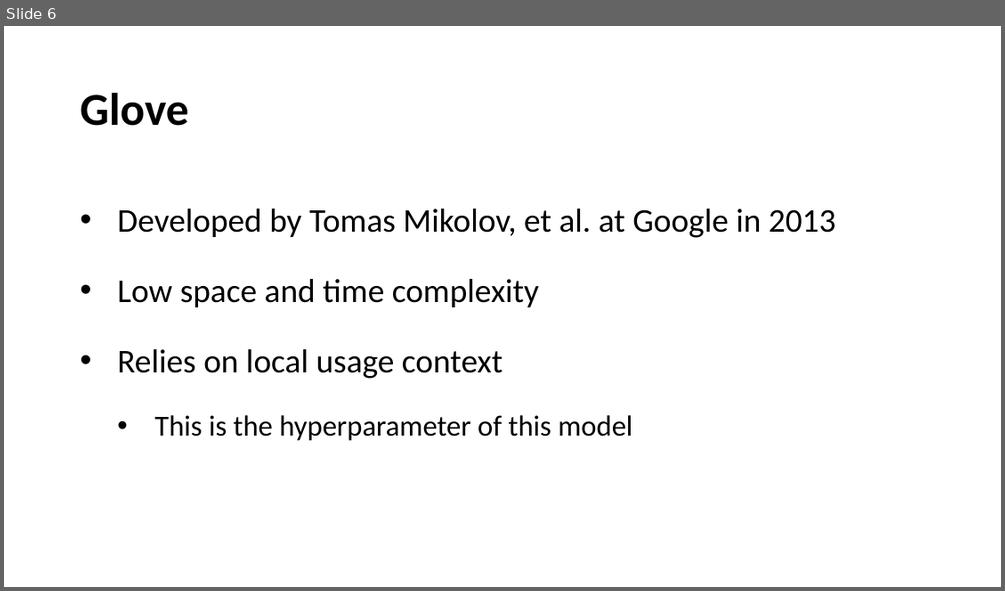
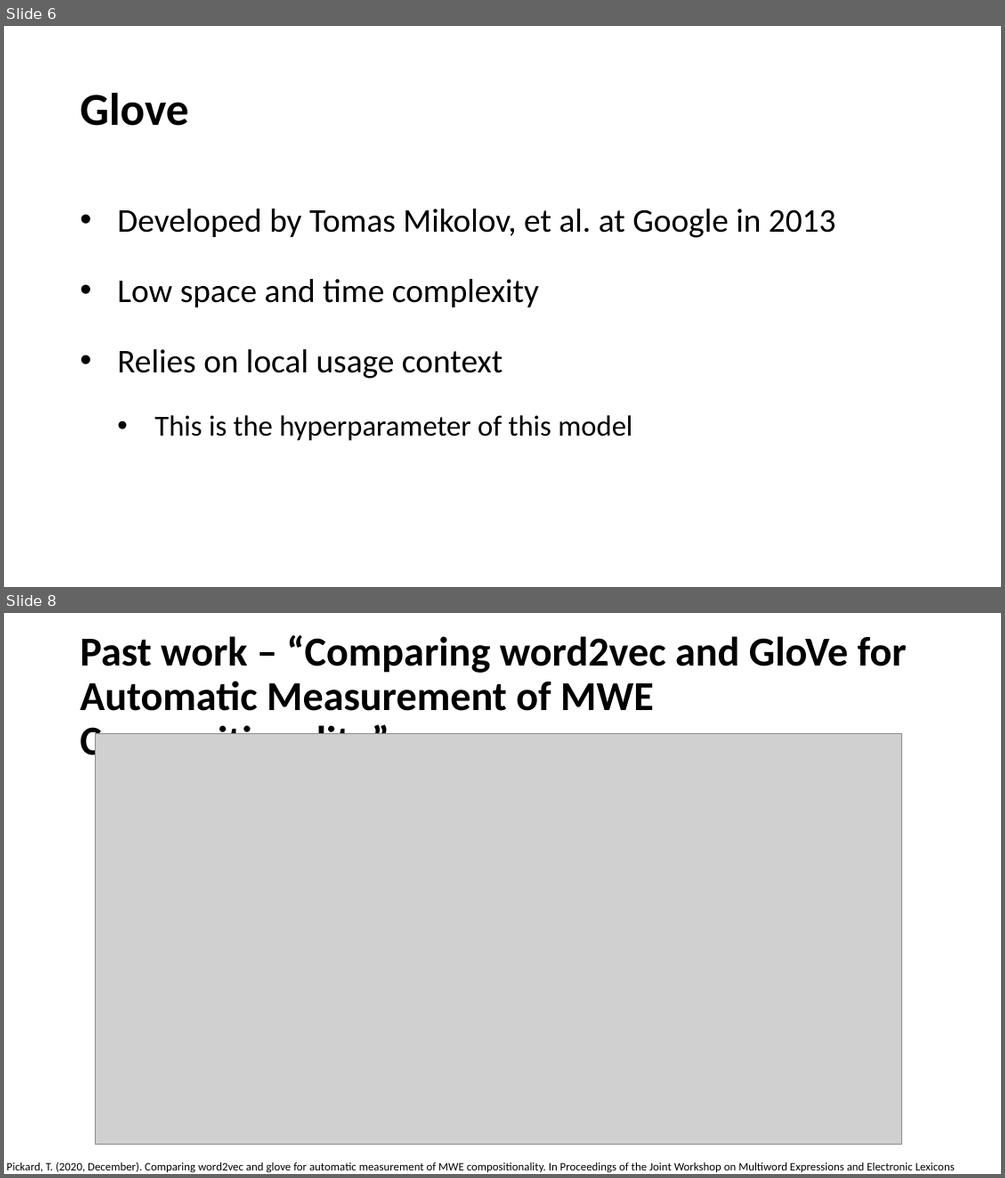
Before and after one commit to chensh3/word2vec_vs_glove, a slide deck: mid_term.pptx. Shown one above the other, each under a label of ours: slide 6 before the commit, slides 6 and 8 after it; the slides between them are not shown. The pictures are 1005x591 and 1005x1178 pixels, drawn with LibreOffice and Linux fonts; fonts in the diff are those of the drawing; grey boxes stand for pictures. Boxes give left, top, right and bottom in pixels: in the first picture for what was removed or moved away, otherwise in the second. Text is boxed around its words. In the diff, an @@ line names an element or a change of style, - is before the commit and + after.

Commit message:
improvment to pptx continue integration with training glove model

```diff
--- a/mid_term.pptx
+++ b/mid_term.pptx
@@ slide 8 added at (4, 613, 1001, 1174), background #FFFFFF @@
@@ title added at (80, 635, 906, 764), 39.6 pt, text #000000, bold @@
+Past work – “Comparing word2vec and GloVe for Automatic Measurement of MWE Compositionality”
@@ picture added at (96, 733, 902, 1144) @@
@@ text added at (7, 1162, 955, 1173), 11 pt, text #000000 @@
+Pickard, T. (2020, December). Comparing word2vec and glove for automatic measurement of MWE compositionality. In Proceedings of the Joint Workshop on Multiword Expressions and Electronic Lexicons
```
Also in this commit, not shown: 2 slides changed, 2 other slides added, 1 slide removed, 4 other files.
